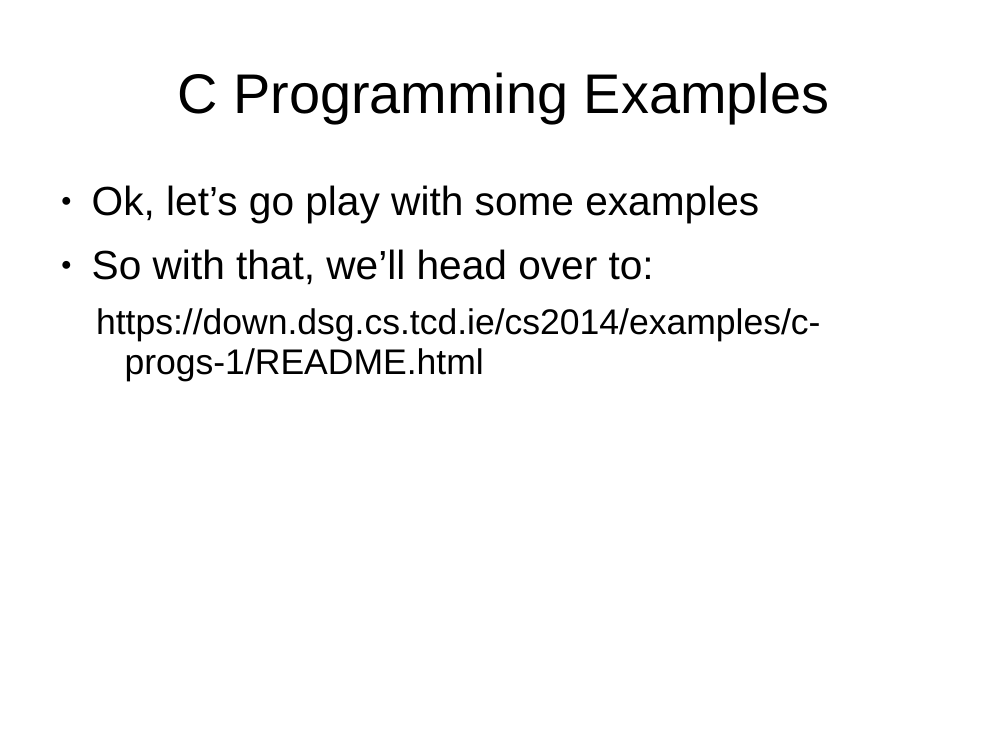
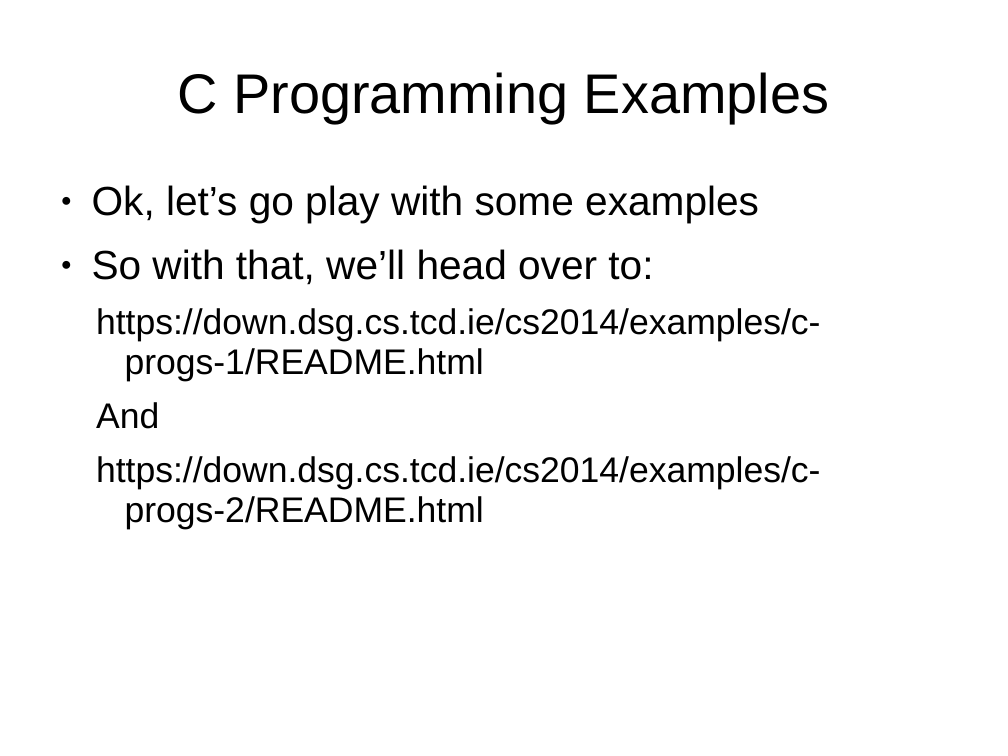
Before and after one commit to sftcd/cs2014, a slide deck: slide 9 of lectures/c-programming.ppt. Drawn at 1008x756 pixels with LibreOffice and Linux fonts; fonts in the diff are those of the drawing. Boxes give left, top, right and bottom in pixels: in the first picture for what was removed or moved away, otherwise in the second. Text is boxed around its words. In the diff, an @@ line names an element or a change of style, - is before the commit and + after.

```diff
--- a/lectures/c-programming.ppt
+++ b/lectures/c-programming.ppt
@@ text at [96,402,820,529]: paragraphs added @@
+  And
+  https://down.dsg.cs.tcd.ie/cs2014/examples/c-progs-2/README.html
```
Also in this commit, not shown: 11 other files.
